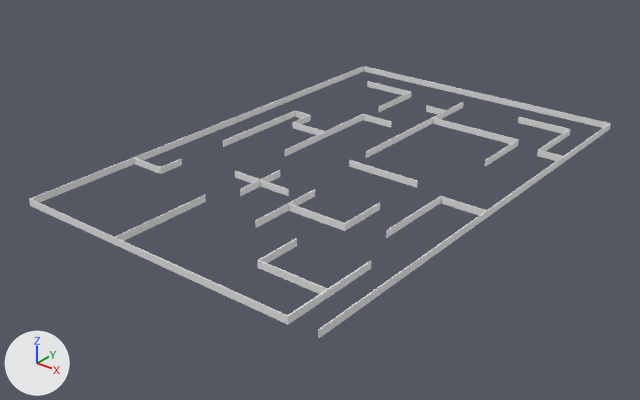
The Blender file AMES project game/Assets/untitled.blend: old version first, new version second.
One viewpoint serves both versions: a camera (50 mm lens) standing at (4702.0, -4130.0, 2509.0) and looking at (1132.0, 332.0, -258.0). Arrows for +X, +Y and +Z are at lower left; the lights stay in place. The picture after the commit comes second.
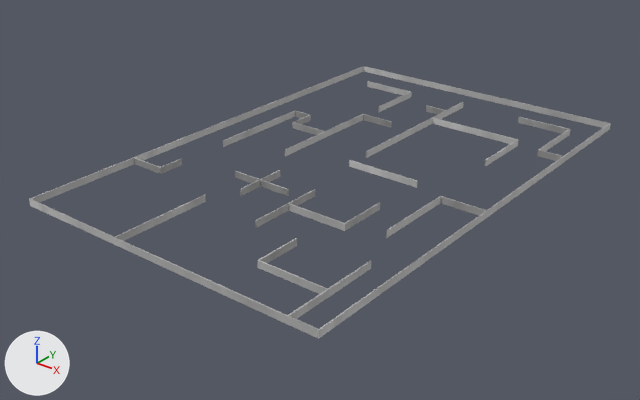
Location of each change, [x1, y1, x2, y2] in pixels of the pictures (640 x 400 px; the box of a moved part takes in the faces that stretch with it):
'Cube.001', reshaped: before [29, 66, 611, 338]; after [29, 66, 611, 339]
part 1 of me_cube_002, moved or reshaped: before [114, 211, 487, 338]; after [114, 211, 487, 339]
part 2 of me_cube_002, recoloured: [29, 66, 611, 338] in both

Edits to the bpy script that builds the scene:
```text
Add img_360_f_97797101_d6rqbz7z8bfcp7gprmaro4flilqllhwo_jpg:
    img_360_f_97797101_d6rqbz7z8bfcp7gprmaro4flilqllhwo_jpg = load_image('360_F_97797101_d6RQbZ7Z8bfCp7GPRMarO4FlilqLLhwo.jpg', '3D models/360_F_97797101_d6RQbZ7Z8bfCp7GPRMarO4FlilqLLhwo.jpg', 540, 360, 'sRGB')
Add mat_material:
    mat_material = principled_material('Material')
    mat_material.texture = img_360_f_97797101_d6rqbz7z8bfcp7gprmaro4flilqllhwo_jpg
Change me_cube_002:
    used by ob_cube_001; location = (65.0, -4.0, 20.0); scale = (3.86, 3.86, 24.5)
    remove me_cube_002.from_pydata(...)  # 383 vertices, 334 faces, 15 loose edges; spans x -1.0..613.0, y -336.0..647.0, z -1.0..1.0
    add me_cube_002.from_pydata(...)  # 381 vertices, 335 faces, 15 loose edges; spans x -1.0..613.0, y -336.0..647.0, z -1.0..1.0
    me_cube_002 part 1
    8 vertices are removed from x 560.0..611.0, y -336.0..-335.0, z -1.0..1.0
    13 faces are deleted
    2 vertices move from x 613.0, y -335.0, z -1.0..1.0 to x 613.0, y -336.0, z -1.0..1.0
    6 vertices are added at (611.0, -336.0, -1.0), (611.0, -333.0, -1.0), (562.0, -334.0, -1.0), (611.0, -336.0, 1.0), (611.0, -333.0, 1.0), (562.0, -334.0, 1.0)
    14 new faces join them
    me_cube_002 part 2: 321 faces spanning x -1.0..613.0, y -336.0..601.0, z -1.0..1.0 switch from no material to mat_material (picture img_360_f_97797101_d6rqbz7z8bfcp7gprmaro4flilqllhwo_jpg)
```
